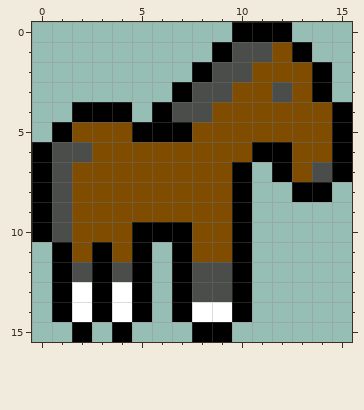
Two versions of one pixel-art sprite, worlds/apquest/apquest/graphics/horse_right.png. The picture above is the old version.
The file is 16x16 pixels.
After:
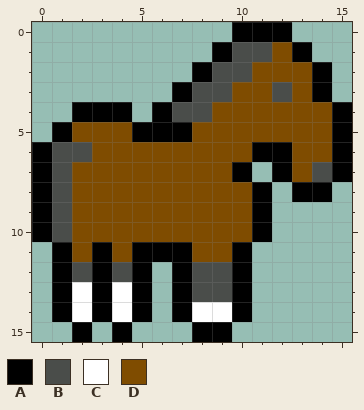
Palette (. is transparent): A #000000  B #4a4d4a  C #ffffff  D #7f4c00
Difference:
y 8..9: x 10..11 A. -> DA
y 10: x 5..7 AAA -> DDD; x 10..11 A. -> DA
y 11: x 6 . -> A
